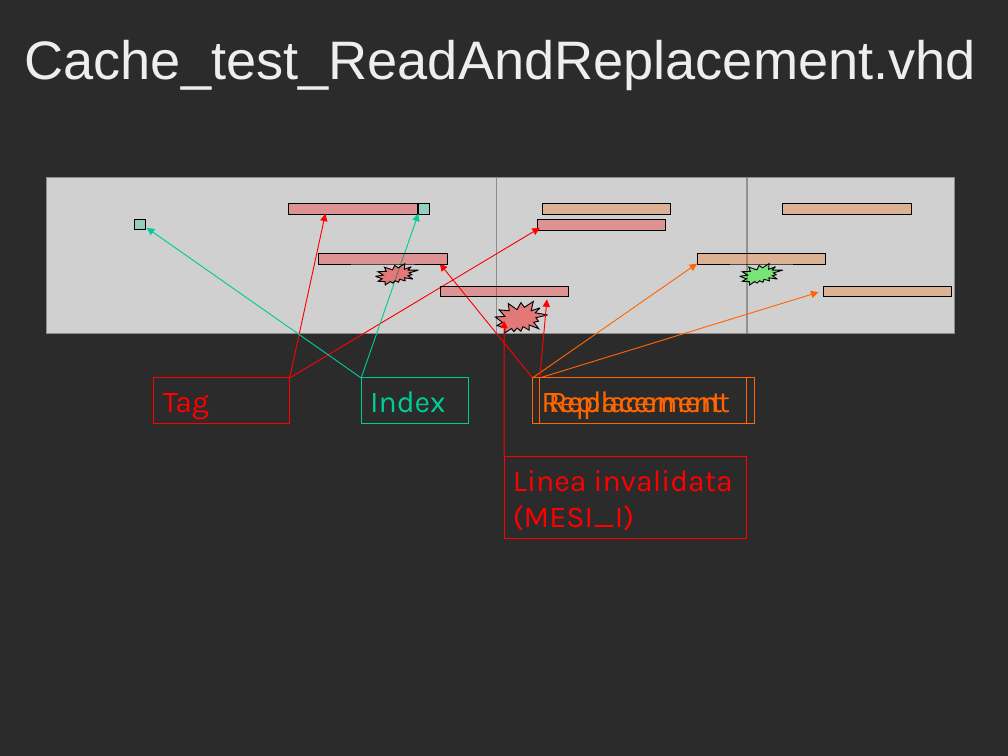
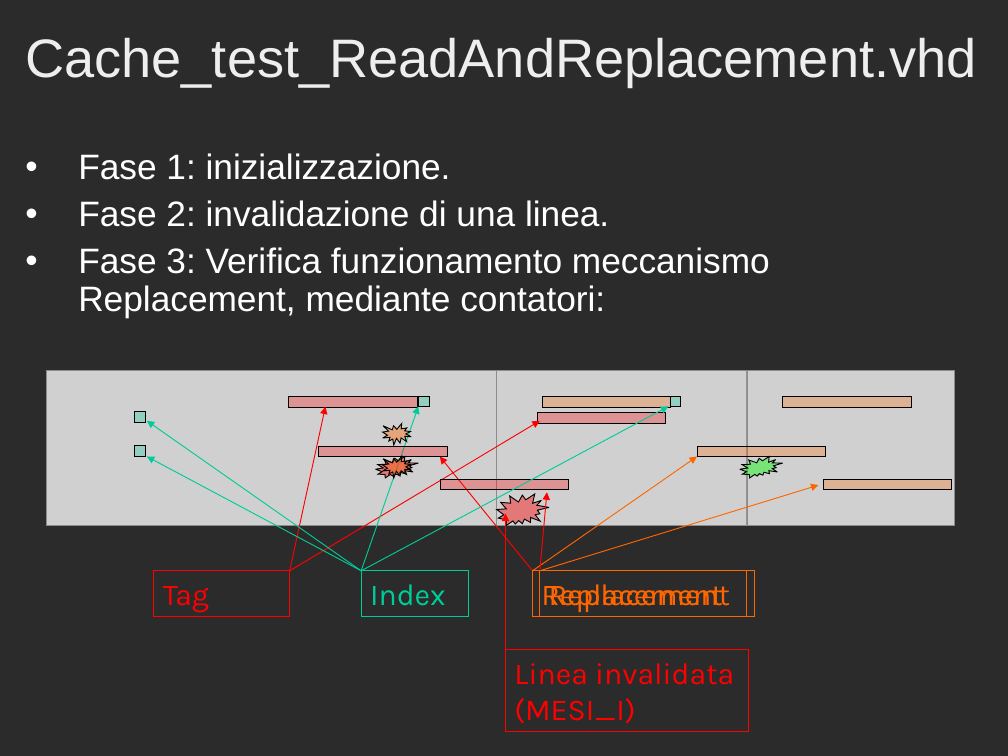
Before and after one commit to Muffo/dlxcache, a slide deck: slide 12 of Presentazione_Progetto_Cache.ppt. Drawn at 1008x756 pixels with LibreOffice and Linux fonts; fonts in the diff are those of the drawing; grey boxes stand for pictures; background and template pictures are left out; a plain dark background stands for a picture behind light text. Boxes give left, top, right and bottom in pixels: in the first picture for what was removed or moved away, otherwise in the second. Text is boxed around its words. In the diff, an @@ line names an element or a change of style, - is before the commit and + after.

```diff
--- a/Presentazione_Progetto_Cache.ppt
+++ b/Presentazione_Progetto_Cache.ppt
@@ text added at box(78, 153, 770, 318), 28 pt, text #FFFFFF @@
+• Fase 1: inizializzazione.
+• Fase 2: invalidazione di una linea.
+• Fase 3: Verifica funzionamento meccanismo Replacement, mediante contatori:
@@ rectangle: place and size @@
-rectangle at box(318, 253, 447, 264)
+rectangle at box(289, 396, 417, 407)
@@ arrow added from (361, 571) to (669, 406), #00CC99 0.74 pt @@
@@ rectangle: place and size @@
-rectangle at box(289, 203, 417, 214)
+rectangle at box(537, 413, 666, 424)
@@ rectangle added at box(670, 396, 681, 407), fill #00CC99 at 29% opacity, outline #000000 0.74 pt @@
@@ rectangle: place and size @@
-rectangle at box(823, 287, 952, 298)
+rectangle at box(783, 396, 912, 407)
@@ rectangle added at box(135, 445, 146, 456), fill #00CC99 at 29% opacity, outline #000000 0.74 pt @@
@@ rectangle: place and size @@
-rectangle at box(537, 220, 666, 230)
+rectangle at box(318, 446, 447, 457)
@@ irregular seal added at box(383, 424, 411, 445), fill #FF6600 at 40% opacity, outline #000000 0.74 pt @@
@@ arrow added from (361, 571) to (147, 456), #00CC99 0.74 pt @@
@@ irregular seal added at box(383, 456, 411, 478), fill #FF6600 at 40% opacity, outline #000000 0.74 pt @@
@@ 4 arrows, 2 irregular seals, 1 rectangle: place and size @@
-4 arrows, 2 irregular seals, 1 rectangle at box(289, 214, 782, 378)
+4 arrows, 2 irregular seals, 1 rectangle at box(289, 406, 782, 571)
@@ rectangle: place and size @@
-rectangle at box(783, 203, 912, 214)
+rectangle at box(823, 479, 952, 490)
@@ 9 rectangles, 5 arrows, 3 pictures, 1 irregular seal: place and size @@
-9 rectangles, 5 arrows, 3 pictures, 1 irregular seal at box(47, 178, 954, 538)
+9 rectangles, 5 arrows, 3 pictures, 1 irregular seal at box(47, 371, 954, 731)
```
Also in this commit, not shown: 3 other slides changed, 2 other files.
